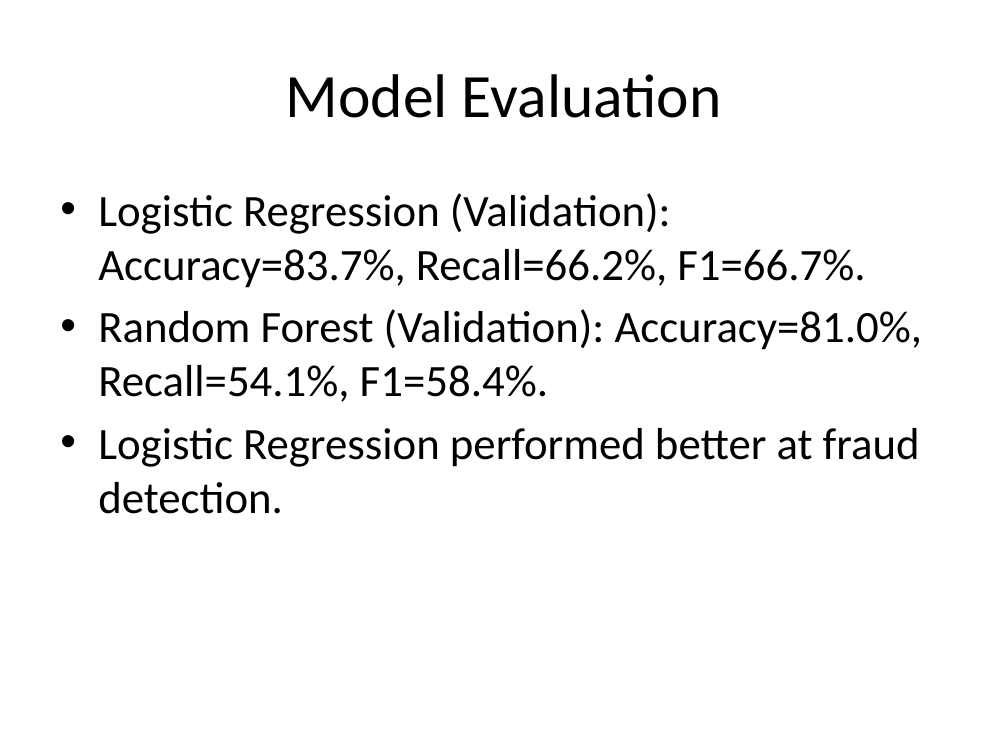
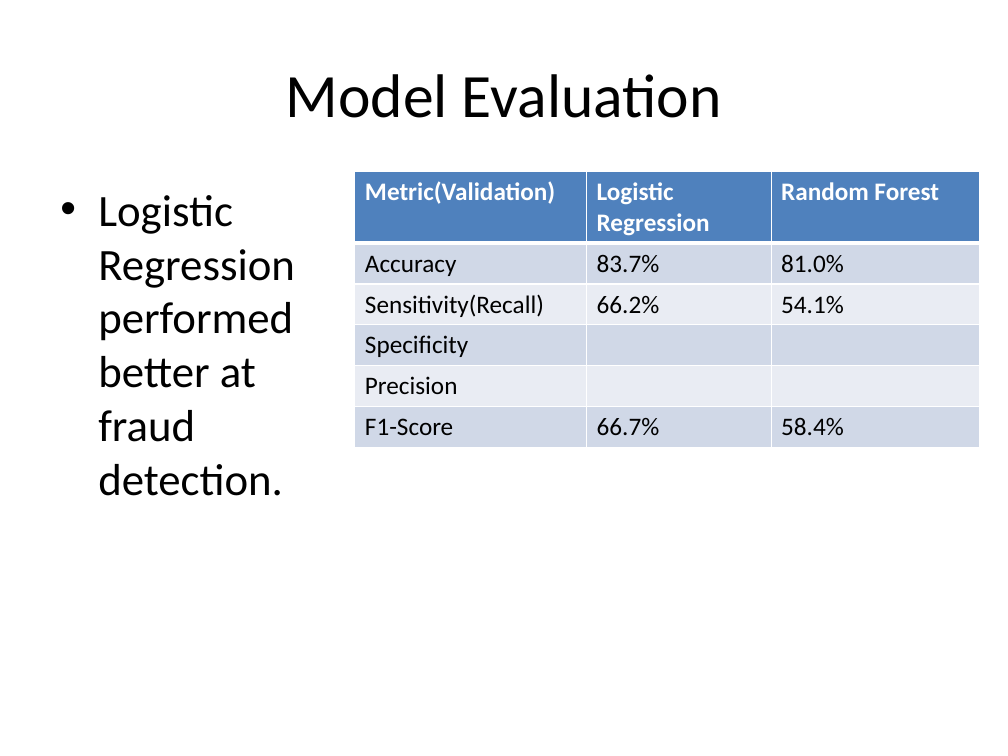
Before and after one commit to bhawanih9/Fraudulent_Claim_Detection, a slide deck: slide 11 of Fraudulent_Claim_Detection_BhawaniShankarMahapatra_BiniyamBelaynehDemisse_PPT.pptx (slide 9 before the commit). Drawn at 1008x756 pixels with LibreOffice and Linux fonts; fonts in the diff are those of the drawing. Boxes give left, top, right and bottom in pixels: in the first picture for what was removed or moved away, otherwise in the second. Text is boxed around its words. In the diff, an @@ line names an element or a change of style, - is before the commit and + after.

```diff
--- a/Fraudulent_Claim_Detection_BhawaniShankarMahapatra_BiniyamBelaynehDemisse_PPT.pptx
+++ b/Fraudulent_Claim_Detection_BhawaniShankarMahapatra_BiniyamBelaynehDemisse_PPT.pptx
@@ table added at (355, 171, 979, 447), 6 rows, 3 columns @@
+Metric(Validation) | Logistic Regression | Random Forest
+Accuracy | 83.7% | 81.0%
+Sensitivity(Recall) | 66.2% | 54.1%
+Specificity |  | 
+Precision |  | 
+F1-Score | 66.7% | 58.4%
@@ text at (98, 193, 923, 402): paragraphs removed @@
-• Logistic Regression (Validation): Accuracy=83.7%, Recall=66.2%, F1=66.7%.
-• Random Forest (Validation): Accuracy=81.0%, Recall=54.1%, F1=58.4%.
```
Also in this commit, not shown: 1 other slide changed, 2 slides added.
